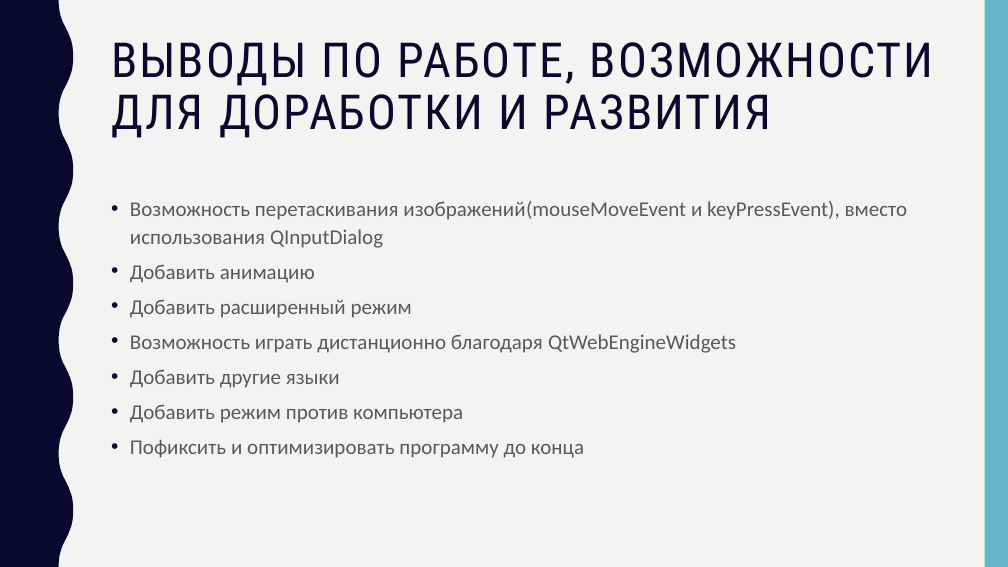
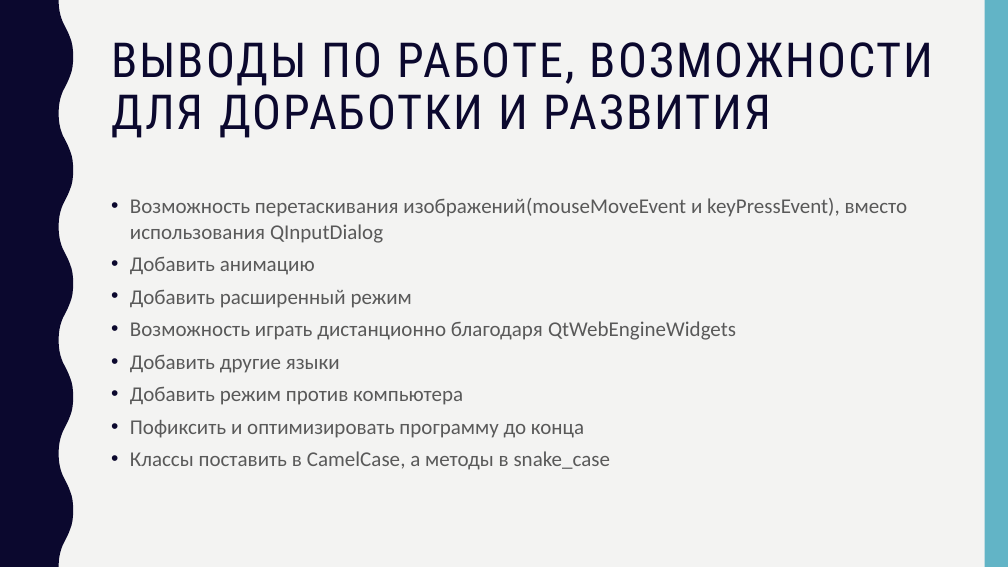
Before and after one commit to romka-best/QT_Project, a slide deck: slide 6 of SEA_BATTLE_PRESENTATION.pptx. Drawn at 1008x567 pixels with LibreOffice and Linux fonts; fonts in the diff are those of the drawing. Boxes give left, top, right and bottom in pixels: in the first picture for what was removed or moved away, otherwise in the second. Text is boxed around its words. In the diff, an @@ line names an element or a change of style, - is before the commit and + after.

```diff
--- a/SEA_BATTLE_PRESENTATION.pptx
+++ b/SEA_BATTLE_PRESENTATION.pptx
@@ text at bbox=[130, 198, 908, 438]: line spacing 1.1 to 1 @@
@@ text at bbox=[130, 451, 611, 470]: paragraph added @@
+• Классы поставить в CamelCase, а методы в snake_case
```
Also in this commit, not shown: 3 other slides changed, 1 slide added, 31 other files.
